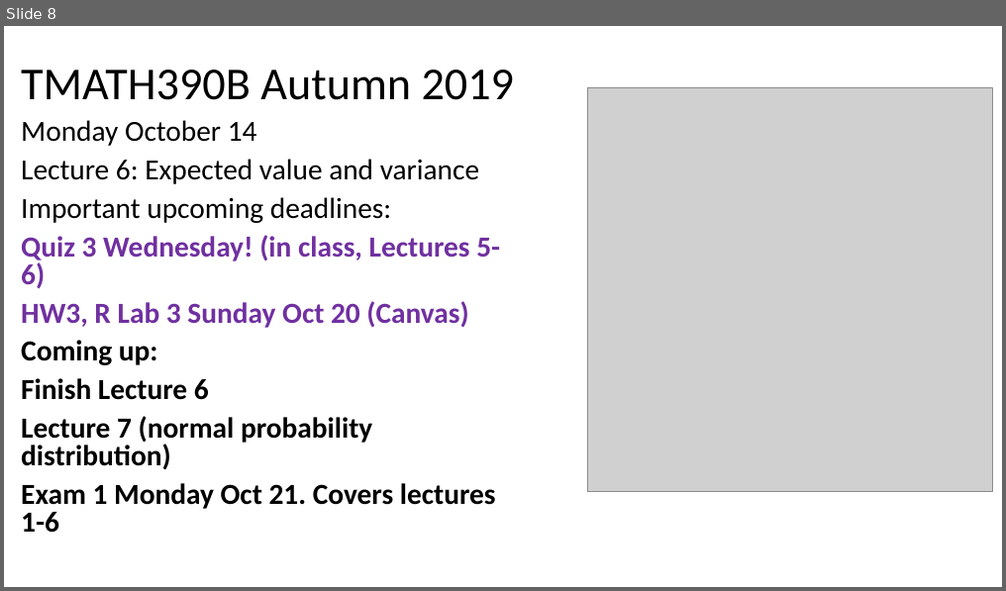
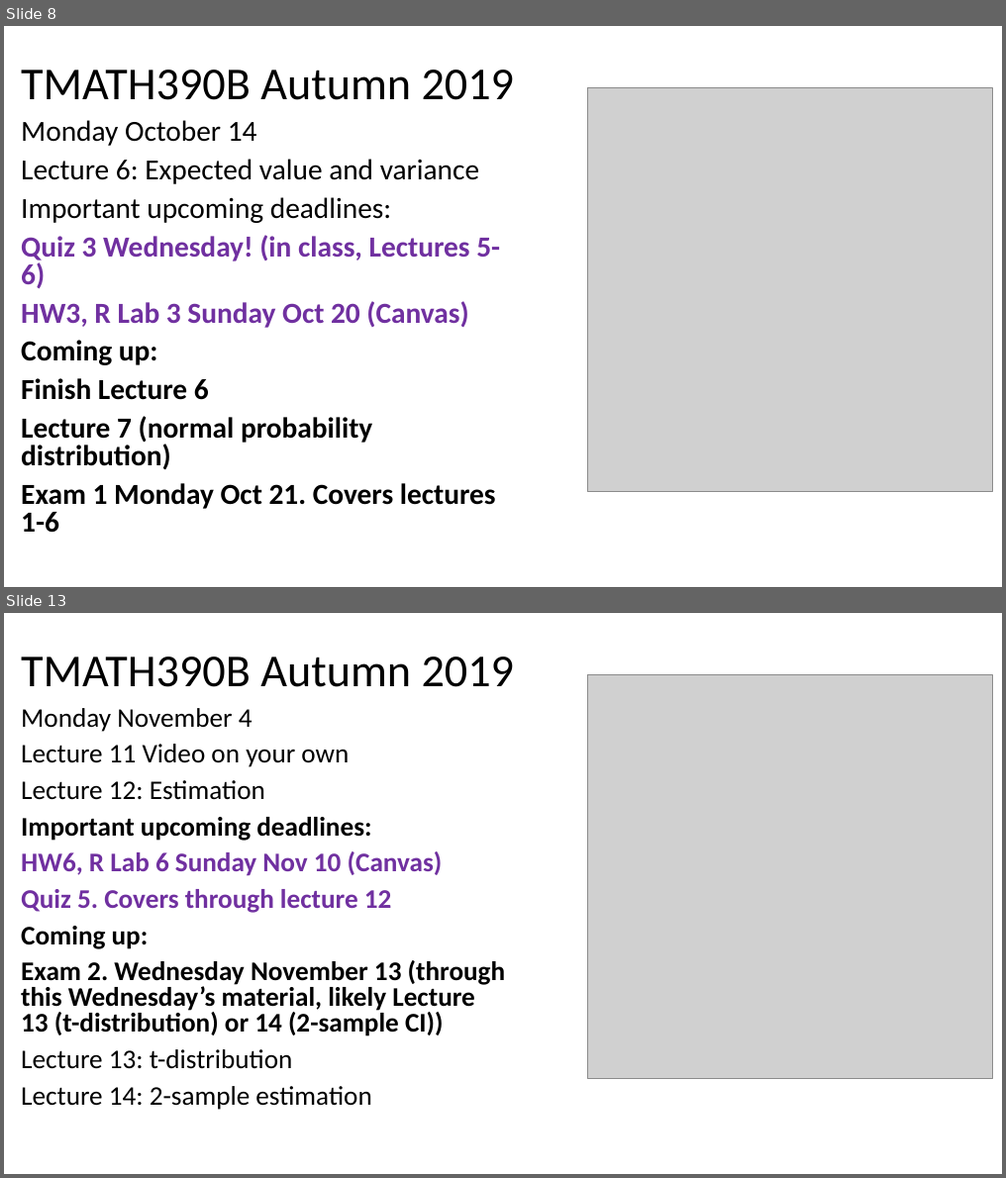
Before and after one commit to mkenn/TMATH390R, a slide deck: TMATH390InClassRProj/TMATH390Au19MW_DailyAgenda.pptx. Shown one above the other, each under a label of ours: slide 8 before the commit, slides 8 and 13 after it; the slides between them are not shown. The pictures are 1006x591 and 1006x1178 pixels, drawn with LibreOffice and Linux fonts; fonts in the diff are those of the drawing; grey boxes stand for pictures. Boxes give left, top, right and bottom in pixels: in the first picture for what was removed or moved away, otherwise in the second. Text is boxed around its words. In the diff, an @@ line names an element or a change of style, - is before the commit and + after.

```diff
--- a/TMATH390InClassRProj/TMATH390Au19MW_DailyAgenda.pptx
+++ b/TMATH390InClassRProj/TMATH390Au19MW_DailyAgenda.pptx
@@ slide 13 added at box(4, 613, 1002, 1174), background #FFFFFF @@
@@ title added at box(21, 657, 515, 687), 44 pt, text #000000 @@
+TMATH390B Autumn 2019
@@ picture added at box(588, 674, 993, 1079) @@
@@ text added at box(21, 708, 505, 1110), 25.9 pt, text #000000, bold @@
+Monday November 4
+Lecture 11 Video on your own
+Lecture 12: Estimation
+Important upcoming deadlines:
+HW6, R Lab 6 Sunday Nov 10 (Canvas)
+Quiz 5. Covers through lecture 12
+Coming up:
+Exam 2. Wednesday November 13 (through this Wednesday’s material, likely Lecture 13 (t-distribution) or 14 (2-sample CI))
+Lecture 13: t-distribution
+Lecture 14: 2-sample estimation
```
Also in this commit, not shown: 4 other slides added.
